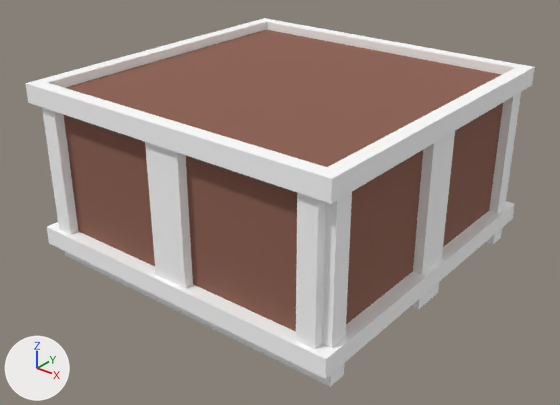
Two versions of the glTF model assets/meshes/crate_short.glb, one commit apart.
Before and after are seen from a 50 mm lens placed at (2.97, -3.8, 2.68), pointed at (0.03, -0.12, 0.4). Arrows for +X, +Y and +Z are at lower left; the lights stay in place. The first picture is the older version. Objects named as collision shapes, trigger or cutter boxes, shadow casters or lower levels of detail are left out. Vertices at exactly the same position are counted once.

Script lines for the objects in view, before the commit:
```python
me_cube_016 = bpy.data.meshes.new('Cube.016')
me_cube_016.from_pydata(...)  # 156 vertices, 200 faces; spans x -1.16..1.16, y -1.16..1.16, z 0.0..1.25
# faces by material slot: [160, 12, 28]
me_cube_016.materials.append(mat_wood_dark)  # white #ffffff
me_cube_016.materials.append(mat_wood_light)  # brown #8d6050
me_cube_016.materials.append(mat_wood_light_end)  # white #ffffff
ob_crateshort_occ_001 = bpy.data.objects.new('CrateShort-occ.001', me_cube_016)
ob_crateshort_occ_001.location = (0.0, 0.0, 0.0)
```
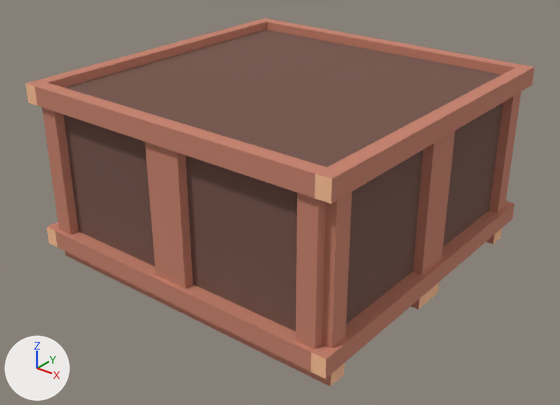
Where the change shows, as pixel boxes [x1, y1, x2, y2] in the pictures (560 x 405 px):
part 1 of me_cube_016, recoloured (white to orange): [26, 18, 535, 386] in both
part 2 of me_cube_016, recoloured: [63, 30, 503, 331] in both
part 3 of me_cube_016, recoloured: [25, 83, 502, 387] in both

What the commit changed:
Material 'pine_end' (mat_pine_end) is new.
Its base color is (1.0, 0.545, 0.314) (beige #ffc398).
Its roughness is 1.0.
Material 'hardwood_dark' (mat_hardwood_dark) is new.
Its base color is (0.18, 0.0907, 0.07) (brown #76554b).
Its roughness is 1.0.
Material 'hardwood_light' (mat_hardwood_light) is new.
Its base color is (0.57, 0.223, 0.152) (orange #c7826d).
Its roughness is 1.0.
me_cube_016 has 156 vertices, 200 faces and spans x -1.16..1.16, y -1.16..1.16, z 0.0..1.25.
me_cube_016 is used by ob_crateshort_occ_001; location (0.0, 0.0, 0.0).
me_cube_016 part 1: all 160 faces that had it switch from mat_wood_dark (white #ffffff) to mat_hardwood_light (orange #c7826d).
me_cube_016 part 2: all 12 faces that had it switch from mat_wood_light (brown #8d6050) to mat_hardwood_dark (brown #76554b).
me_cube_016 part 3: all 28 faces that had it switch from mat_wood_light_end (white #ffffff) to mat_pine_end (beige #ffc398).
